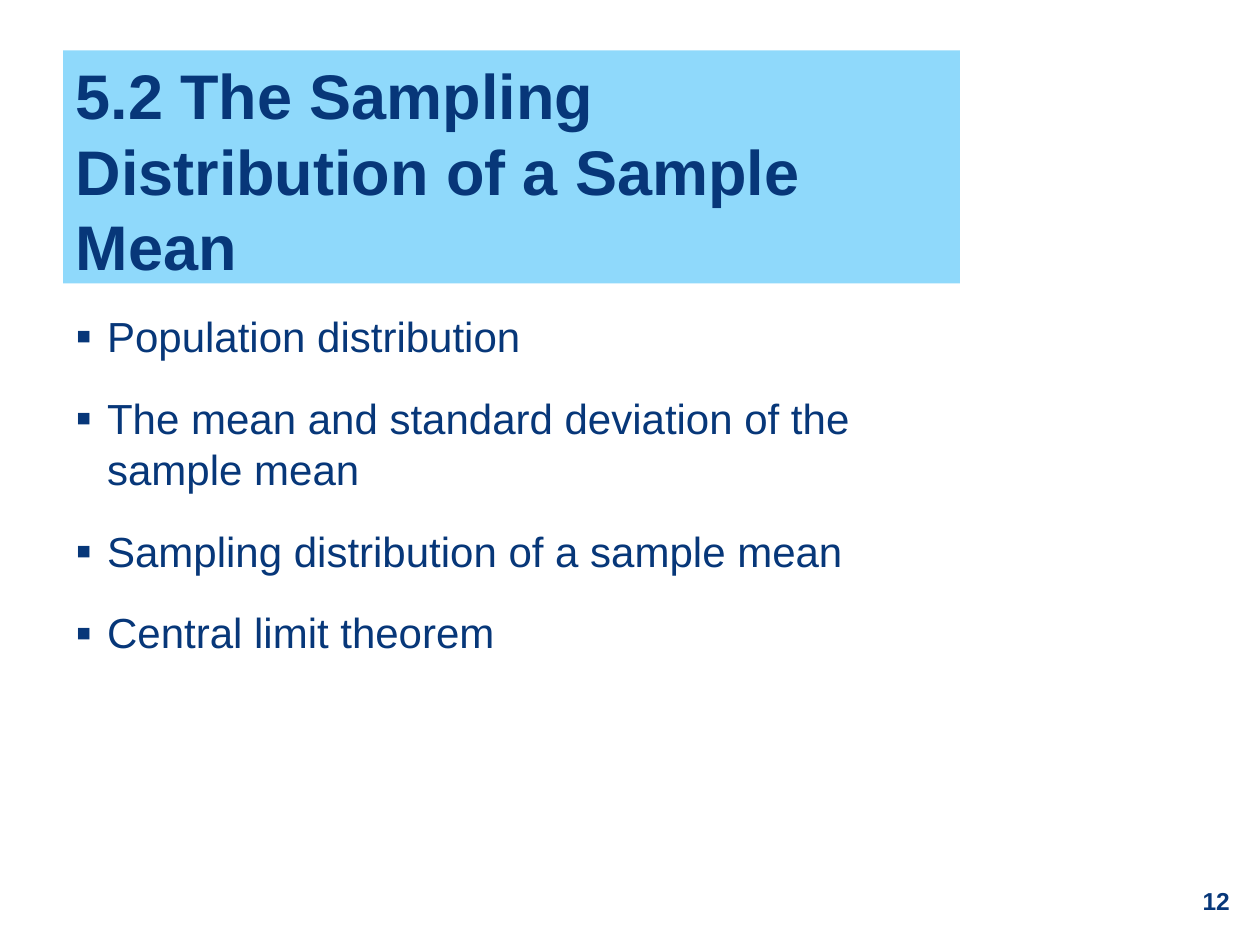
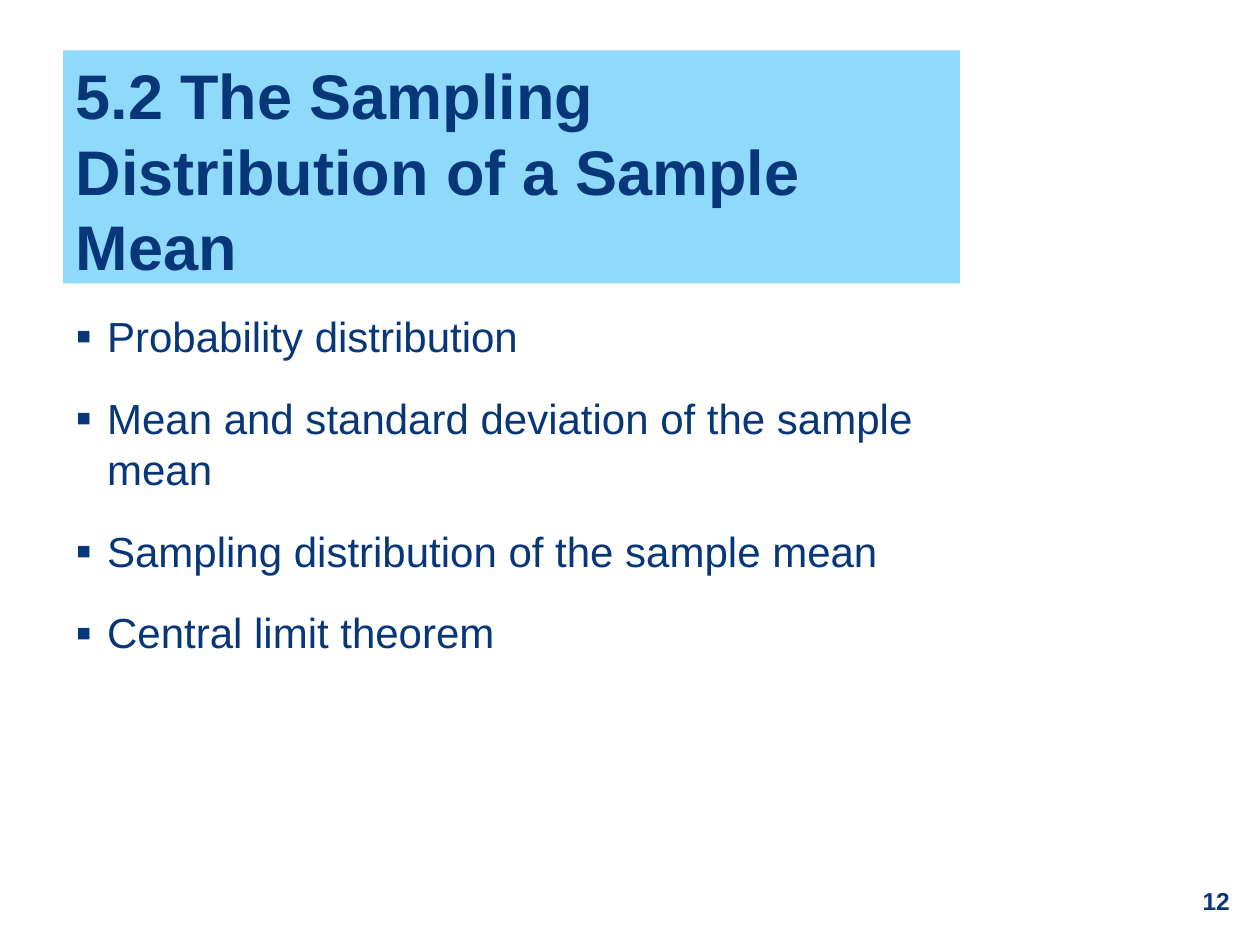
Before and after one commit to ZhiyangGeeZhou/ZhiyangGeeZhou.github.io, a slide deck: slide 12 of attach/UWM/UWM_PH702_2026Fall_Part05.pptx. Drawn at 1260x945 pixels with LibreOffice and Linux fonts; fonts in the diff are those of the drawing. Boxes give left, top, right and bottom in pixels: in the first picture for what was removed or moved away, otherwise in the second. Text is boxed around its words. In the diff, an @@ line names an element or a change of style, - is before the commit and + after.

```diff
--- a/attach/UWM/UWM_PH702_2026Fall_Part05.pptx
+++ b/attach/UWM/UWM_PH702_2026Fall_Part05.pptx
@@ text at (107, 321, 912, 575): text changed @@
-▪ Population distribution
-▪ The mean and standard deviation of the sample mean
-▪ Sampling distribution of a sample mean
+▪ Probability distribution
+▪ Mean and standard deviation of the sample mean
+▪ Sampling distribution of the sample mean
```
Also in this commit, not shown: 4 other slides changed.
